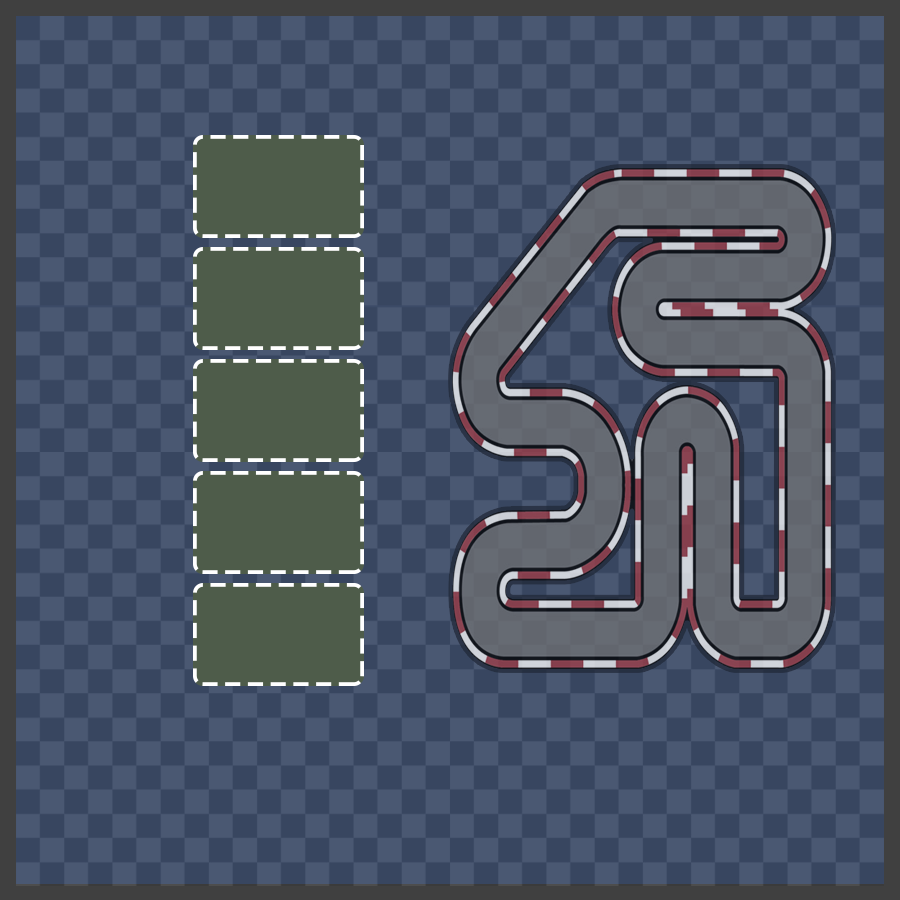
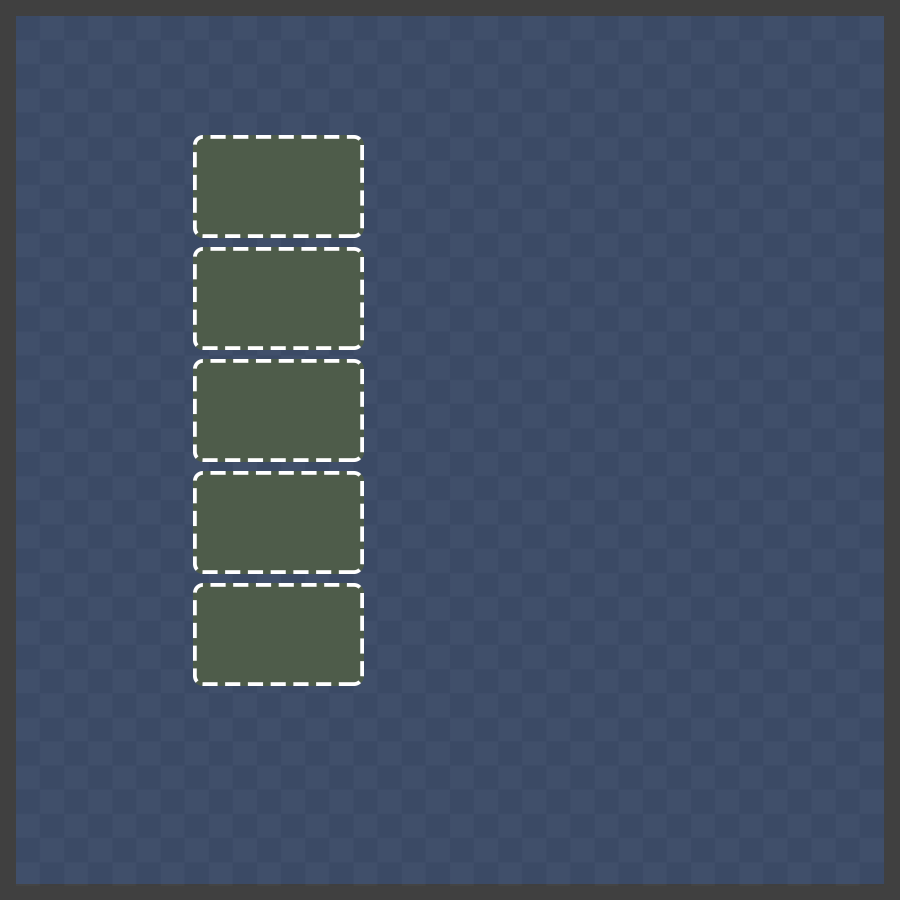
Two versions of the same layered image (w=900, h=900). Layer-by-layer changes:
painted on "Rectángulo redondeado 1 copia 3" over bbox(193, 247, 361, 255)
painted on "Rectángulo redondeado 1 copia" over bbox(193, 471, 361, 574)
painted on "Rectángulo redondeado 1" over bbox(193, 583, 361, 686)
hid "Capa 1" over bbox(450, 166, 834, 671)
"texture_2checker copia 10": opacity 7% → 2% over bbox(16, 16, 884, 886)
